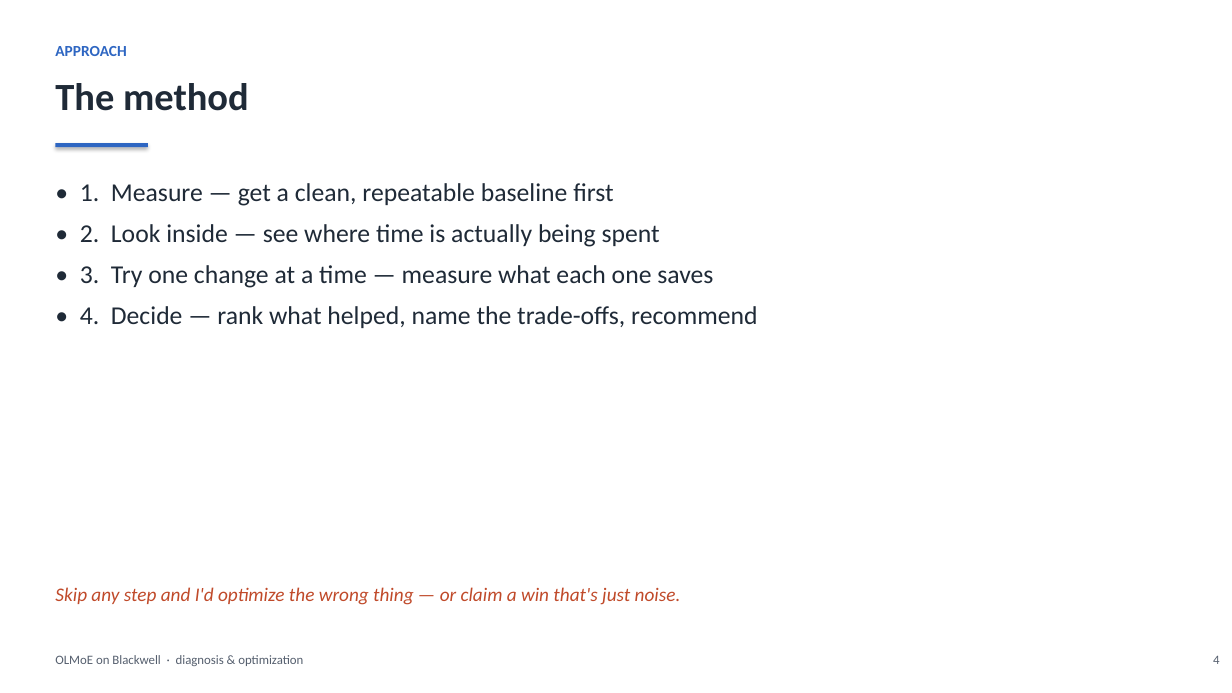
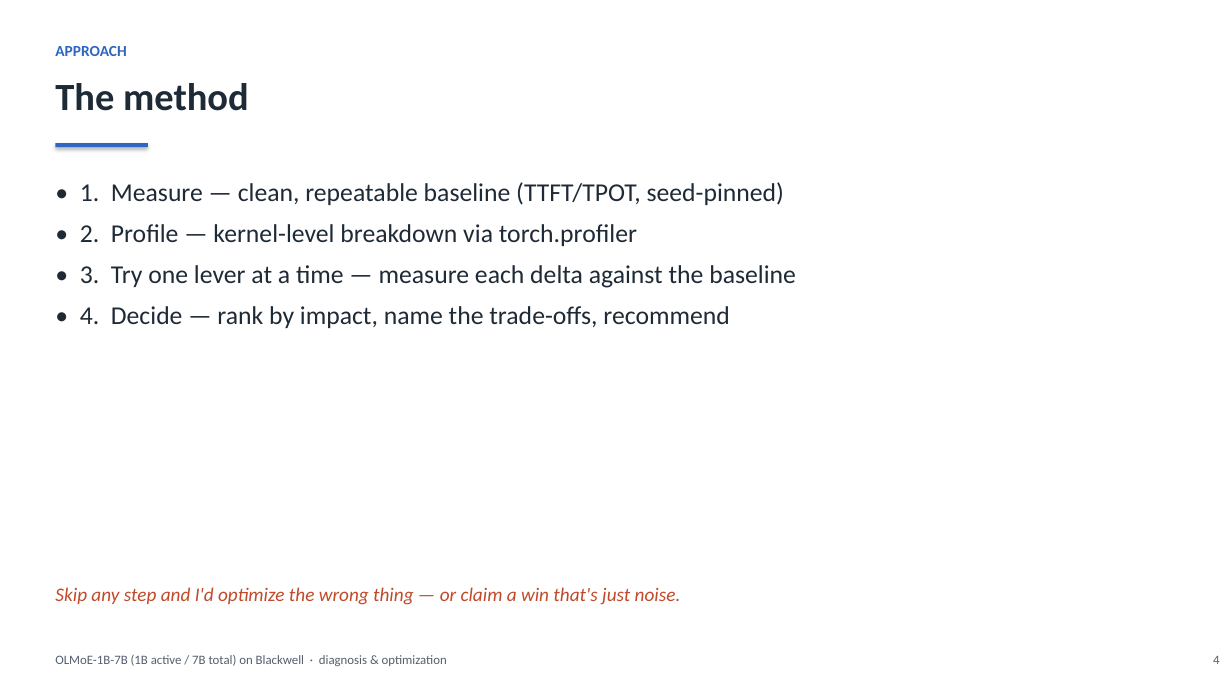
Before and after one commit to harishvs/moe-inference-optimize, a slide deck: slide 4 of talk/deck.pptx. Drawn at 1232x693 pixels with LibreOffice and Linux fonts; fonts in the diff are those of the drawing. Boxes give left, top, right and bottom in pixels: in the first picture for what was removed or moved away, otherwise in the second. Text is boxed around its words. In the diff, an @@ line names an element or a change of style, - is before the commit and + after.

```diff
--- a/talk/deck.pptx
+++ b/talk/deck.pptx
@@ text at [80, 182, 796, 328]: text changed @@
-• 1. Measure — get a clean, repeatable baseline first
-• 2. Look inside — see where time is actually being spent
-• 3. Try one change at a time — measure what each one saves
-• 4. Decide — rank what helped, name the trade-offs, recommend
+• 1. Measure — clean, repeatable baseline (TTFT/TPOT, seed-pinned)
+• 2. Profile — kernel-level breakdown via torch.profiler
+• 3. Try one lever at a time — measure each delta against the baseline
+• 4. Decide — rank by impact, name the trade-offs, recommend
@@ text at [55, 655, 447, 666]: text changed @@
-OLMoE on Blackwell · diagnosis & optimization
+OLMoE-1B-7B (1B active / 7B total) on Blackwell · diagnosis & optimization
```
Also in this commit, not shown: 12 other slides changed, 4 slides added, 1 slide removed, 5 other files.
